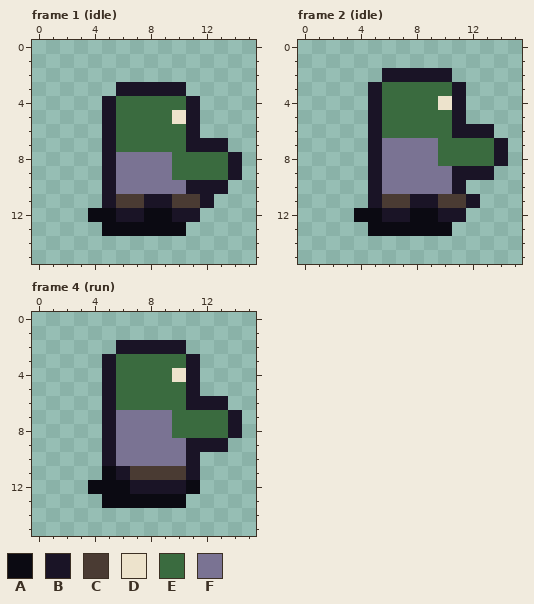
Pixel-art file -- art/source/rk073/enm_crypt_zombie.aseprite. The first picture shows the starting point.
16x16 pixels, 4 frames. Shown: frame 1 (idle), frame 2 (idle), frame 4 (run). The commit also changed other frames, which this record leaves out.
Visible layers, top first: "Body", "Shadow".
Palette (. is transparent): A #0b0a12  B #1a1426  C #4a3b33  D #ede3cc  E #3a6b3f  F #7a7393
Pixels before, frame 1 (idle), first column x 4:
 3 ..BBBBB....
 4 .BEEEEEB...
 5 .BEEEEDB...
 6 .BEEEEEB...
 7 .BEEEEEBBB.
 8 .BFFFFEEEEB
 9 .BFFFFEEEEB
10 .BFFFFFBBB.
11 .BCCBBCCB..
12 AABBAABB...
13 .AAAAAA....
Pixels before, frame 2 (idle), first column x 4:
 2 ..BBBBB....
 3 .BEEEEEB...
 4 .BEEEEDB...
 5 .BEEEEEB...
 6 .BEEEEEBBB.
 7 .BFFFFEEEEB
 8 .BFFFFEEEEB
 9 .BFFFFFBBB.
10 .BFFFFFB...
11 .BCCBBCCB..
12 AABBAABB...
13 .AAAAAA....
Pixels before, frame 4 (run), first column x 4:
 2 ..BBBBB....
 3 .BEEEEEB...
 4 .BEEEEDB...
 5 .BEEEEEB...
 6 .BEEEEEBBB.
 7 .BFFFFEEEEB
 8 .BFFFFEEEEB
 9 .BFFFFFBBB.
10 .BFFFFFB...
11 .ABCCCCB...
12 AAABBBBA...
13 .AAAAAA....
Now the later version:
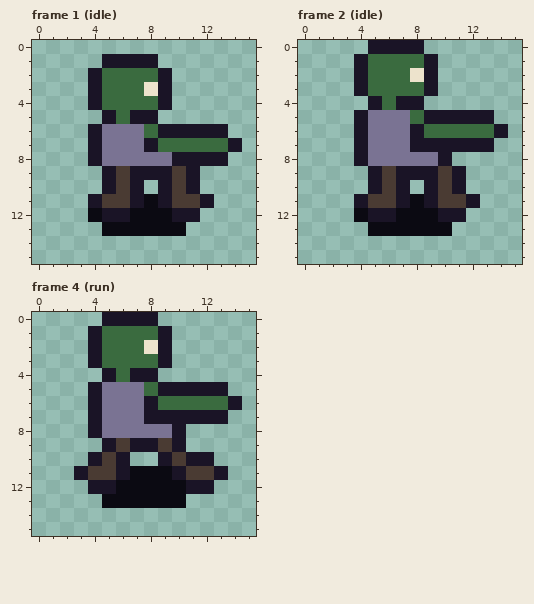
Edits made:
Changed rows in their new state; - is an unchanged pixel.
Frame 1 (idle), layer "Body":
first column x 4:
 1 -BBBB------
 2 BEEEEB-----
 3 BEEED-.----
 4 BE---B..---
 5 ---BB...---
 6 BFFF-BB-BB-
 7 BFFFB--EEEB
 8 BF----BBBB.
 9 --CBBBCB...
10 --CB.BC-..-
11 BC-BA------
12 -B-A-------
Frame 2 (idle), layer "Body":
first column x 4:
 0 -BBBB------
 1 BEEEEB-----
 2 BEEED-.----
 3 BE---B..---
 4 ---BB...---
 5 BFFF-BB-BB-
 6 BFFFB--EEEB
 7 BF--BBBBBB.
 8 BF----B....
 9 --CBBBC-..-
10 --CB.BC----
11 BC-BA------
12 -B-A-------
Frame 4 (run), layer "Body":
first column x 3:
 0 --BBBB------
 1 -BEEEEB-----
 2 -BEEED-.----
 3 -BE---B..---
 4 ----BB...---
 5 -BFFF-BB-BB-
 6 -BFFFB--EEEB
 7 -BF--BBBBBB.
 8 -BF----B....
 9 ---CBBCB...-
10 -BCB..BC-B--
11 BCC-AAABCCB-
12 -BB-AAAABB--
Boxes around the changes in both pictures, in picture pixels (x1, y1, x2, y2):
changed: (88, 54, 242, 222)
changed: (354, 40, 508, 222)
changed: (74, 312, 242, 494)
